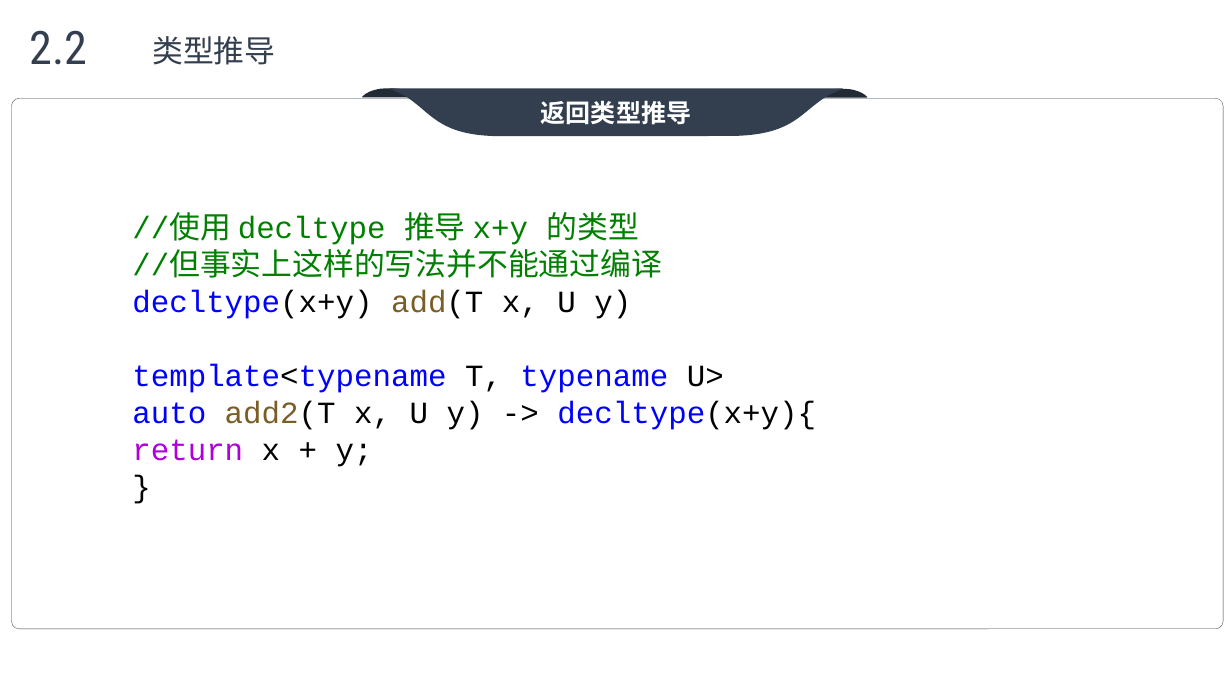
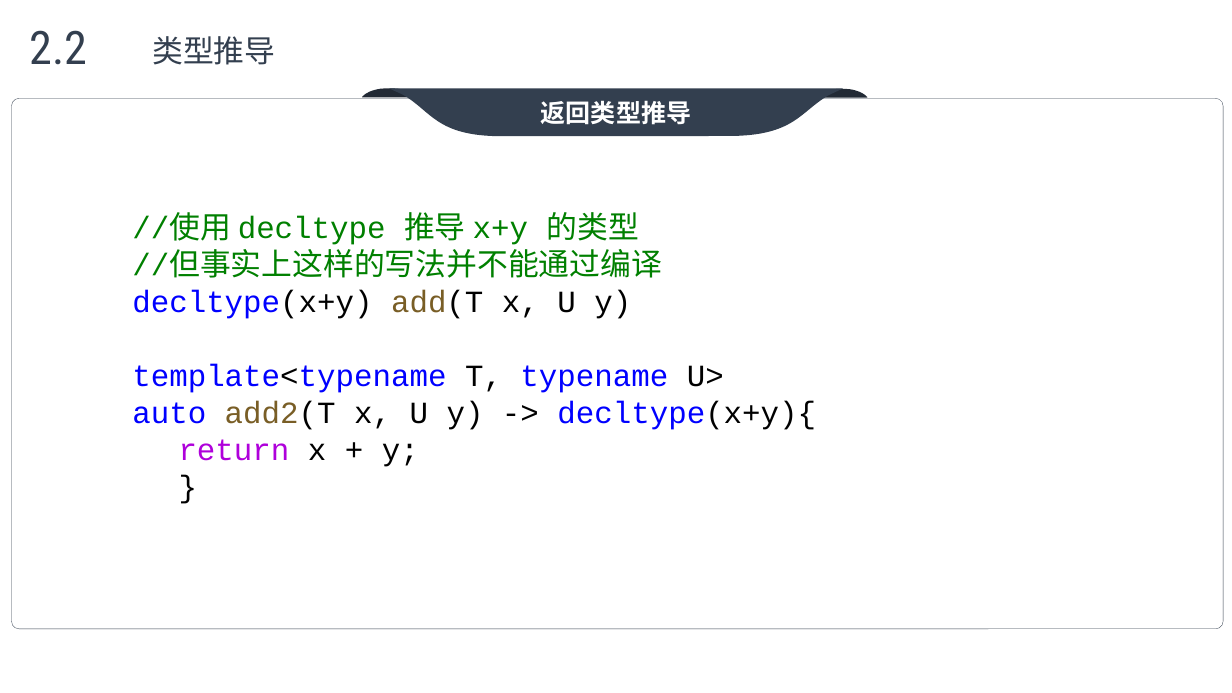
Before and after one commit to max4sharing/modern_cpp, a slide deck: slide 17 of C++11.pptx. Drawn at 1232x693 pixels with LibreOffice and Linux fonts; fonts in the diff are those of the drawing; background and template pictures are left out. Boxes give left, top, right and bottom in pixels: in the first picture for what was removed or moved away, otherwise in the second. Text is boxed around its words. In the diff, an @@ line names an element or a change of style, - is before the commit and + after.

```diff
--- a/C++11.pptx
+++ b/C++11.pptx
@@ text at bbox=[179, 439, 419, 467]: list level 1 to 2 in "return x + y;" @@
```
Also in this commit, not shown: 7 other slides changed, 1 slide added, 2 other files.
